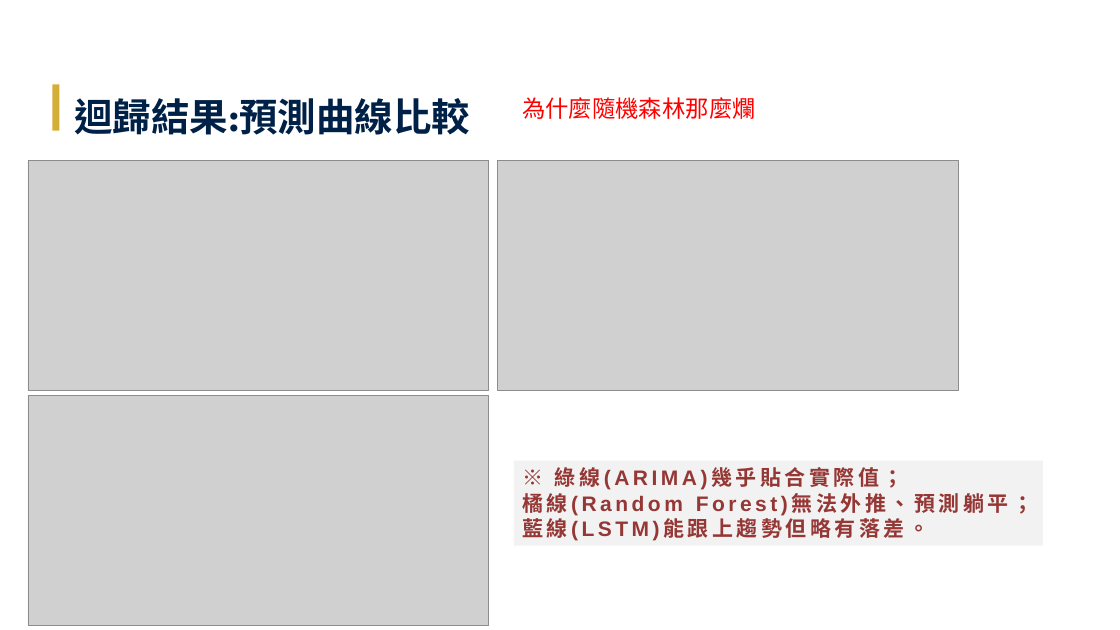
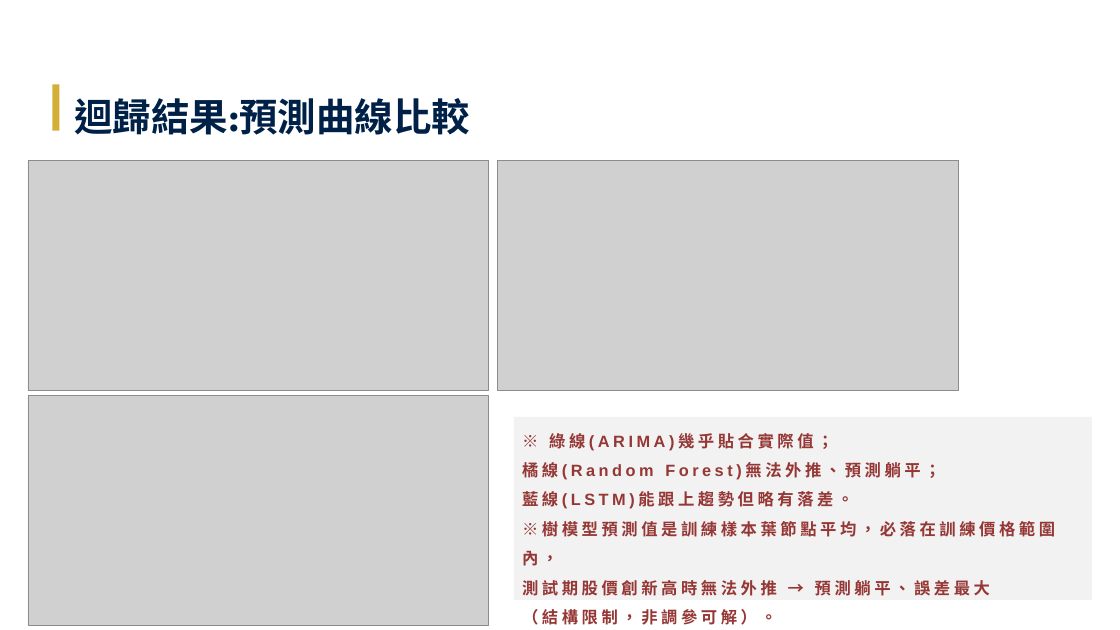
Before and after one commit to Tzu-Lin/ETF-AI-Project, a slide deck: slide 31 of 林子瑜-LLM_ETF_修訂七版_v20260611.pptx. Drawn at 1120x630 pixels with LibreOffice and Linux fonts; fonts in the diff are those of the drawing; grey boxes stand for pictures; background and template pictures are left out. Boxes give left, top, right and bottom in pixels: in the first picture for what was removed or moved away, otherwise in the second. Text is boxed around its words. In the diff, an @@ line names an element or a change of style, - is before the commit and + after.

```diff
--- a/林子瑜-LLM_ETF_修訂七版_v20260611.pptx
+++ b/林子瑜-LLM_ETF_修訂七版_v20260611.pptx
@@ text removed at <box>522,97,756,119</box> @@
-為什麼隨機森林那麼爛
@@ rectangle "※ 綠線(ARIMA)幾乎貼合實際值；": place and size @@
-rectangle "※ 綠線(ARIMA)幾乎貼合實際值；" at <box>514,460,1044,545</box>
+rectangle "※ 綠線(ARIMA)幾乎貼合實際值；" at <box>514,417,1092,600</box>
@@ text in rectangle at <box>522,433,940,509</box>: size 18 to 14 pt in "※ 綠線(ARIMA)幾乎貼合實際值；", "橘線(Random Forest)無法外推、預測躺平；", "藍線(LSTM)能跟上趨勢但略有落差。"; line spacing 1 to 1.5 @@
@@ text in rectangle at <box>522,521,1055,625</box>: paragraphs added @@
+※樹模型預測值是訓練樣本葉節點平均，必落在訓練價格範圍內，
+測試期股價創新高時無法外推 → 預測躺平、誤差最大
+（結構限制，非調參可解）。
```
Also in this commit, not shown: 15 other slides changed, 9 other files.
